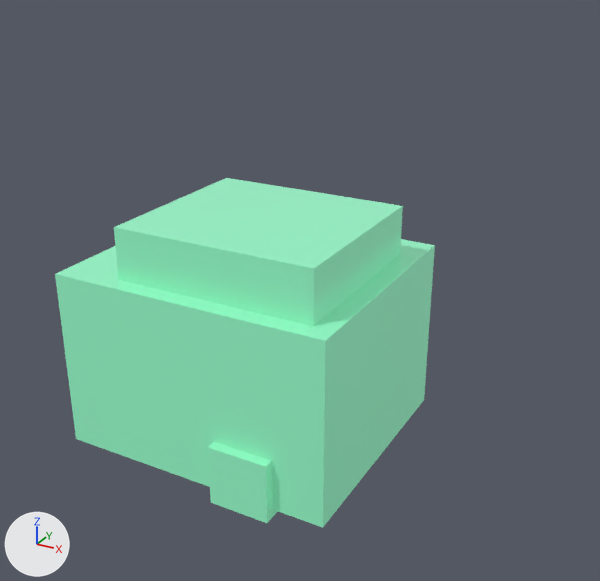
What one commit did to the glTF model assets/models/materials/materials_slime_jelly.glb.
Rendered twice from a 50 mm lens placed at (0.312, -0.494, 0.378), pointed at (0.049, -0.016, 0.139). Arrows for +X, +Y and +Z are at lower left; the lights stay in place. The first picture is the older version. Where no turn or scale is listed for an object, it has been applied to the vertices. Vertices at exactly the same position are counted once.

The first picture shows 'blob_main', 'blob_top', 'drip'.
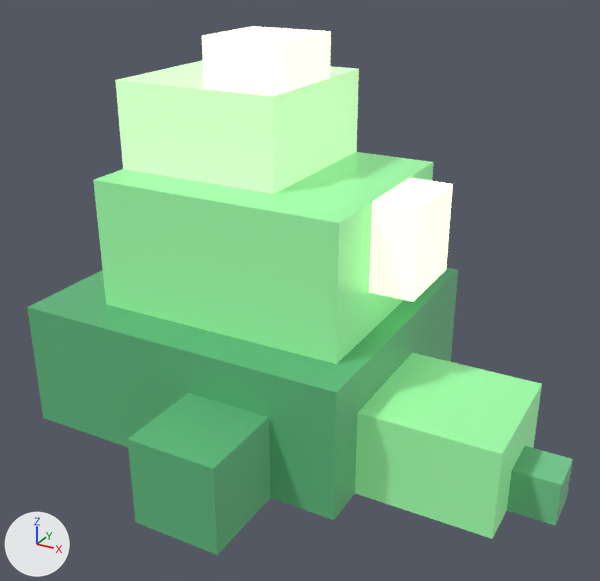
Patch to the scene script:
```diff
--- a/assets/models/materials/materials_slime_jelly.glb.py
+++ b/assets/models/materials/materials_slime_jelly.glb.py
@@ me_立方体_001 @@
-me_立方体_001.from_pydata(...)  # 8 vertices, 12 faces; spans x -0.078..0.078, y -0.07..0.07, z -0.031..0.031
-me_立方体_001.materials.append(mat_sj)  # green #89e5b8, glowing dark green #3f6e57
+me_立方体_001.from_pydata(...)  # 8 vertices, 12 faces; spans x -0.062..0.062, y -0.062..0.062, z -0.031..0.031
+# me_立方体_001 part 1: the whole mesh is scaled about its middle by (0.8, 0.889, 1)
+me_立方体_001.materials.append(mat_sj_lit)  # green #c4f6b8, glowing greyish green #95bd8c
@@ ob_blob_main @@
-ob_blob_main = bpy.data.objects.new('blob_main', me_立方体)
@@ ob_blob_top @@
 ob_blob_top = bpy.data.objects.new('blob_top', me_立方体_001)
-ob_blob_top.location = (0.0156, -0.0094, 0.1562)
+ob_blob_top.location = (-0.0156, 0.0156, 0.25)
@@ ob_drip @@
-ob_drip = bpy.data.objects.new('drip', me_立方体_004)
@@ ob_shine_plate @@
+ob_shine_plate = bpy.data.objects.new('shine_plate', me_立方体_003_1)  # a box spanning x -0.0156..0.0156, y -0.0312..0.0312, z -0.0312..0.0312; in mat_sj_core (green #e1ffc4, glowing green #e1ffc4)
+ob_shine_plate.location = (0.125, 0.0, 0.1875)
@@ ob_peak_bubble @@
+ob_peak_bubble = bpy.data.objects.new('peak_bubble', me_立方体_008)  # a box spanning x -0.0312..0.0312, y -0.0312..0.0312, z -0.0156..0.0156; in mat_sj_core (green #e1ffc4, glowing green #e1ffc4)
+ob_peak_bubble.location = (0.0156, 0.0, 0.2969)
@@ ob_lobe_x @@
+ob_lobe_x = bpy.data.objects.new('lobe_x', me_立方体_004_1)  # a box spanning x -0.0469..0.0469, y -0.0469..0.0469, z -0.0312..0.0312; in mat_sj_jelly (green #90e599, glowing dark green #4b7a50)
+ob_lobe_x.location = (0.1719, -0.0312, 0.0625)
@@ ob_lobe_ny @@
+ob_lobe_ny = bpy.data.objects.new('lobe_ny', me_立方体_006)  # a box spanning x -0.0312..0.0312, y -0.0312..0.0312, z -0.0312..0.0312; in mat_sj_deep (green #59ad76)
+ob_lobe_ny.location = (0.0469, -0.1406, 0.0625)
@@ ob_drip_tip @@
+ob_drip_tip = bpy.data.objects.new('drip_tip', me_立方体_007)  # a box spanning x -0.0156..0.0156, y -0.0156..0.0156, z -0.0156..0.0156; in mat_sj_drip (green #76c890)
+ob_drip_tip.location = (0.2344, -0.0312, 0.0469)
@@ ob_blob_mid @@
+ob_blob_mid = bpy.data.objects.new('blob_mid', me_立方体_001_1)  # a box spanning x -0.094..0.094, y -0.078..0.078, z -0.047..0.047; in mat_sj_jelly (green #90e599, glowing dark green #4b7a50)
+ob_blob_mid.location = (0.0156, 0.0, 0.1719)
@@ ob_blob_base @@
+ob_blob_base = bpy.data.objects.new('blob_base', me_立方体_1)  # a box spanning x -0.125..0.125, y -0.109..0.109, z -0.047..0.047; in mat_sj_deep (green #59ad76)
+ob_blob_base.location = (0.0, 0.0, 0.0781)
```

Where the change shows, as pixel boxes (x1, y1, x2, y2) in the pictures (600 x 581 px):
'blob_main', deleted: before (55, 239, 435, 527)
'blob_top', recoloured, moved, rescaled: before (114, 178, 403, 326); after (115, 60, 359, 194)
'blob_mid', added: after (93, 152, 434, 364)
'blob_base', added (green): after (27, 268, 458, 520)
'lobe_x', added: after (355, 352, 542, 539)
'lobe_ny', added (green): after (127, 393, 270, 555)
'shine_plate', added: after (369, 178, 453, 302)
'peak_bubble', added: after (202, 26, 331, 93)
'drip', deleted: before (208, 442, 278, 523)
'drip_tip', added (green): after (507, 446, 573, 526)
